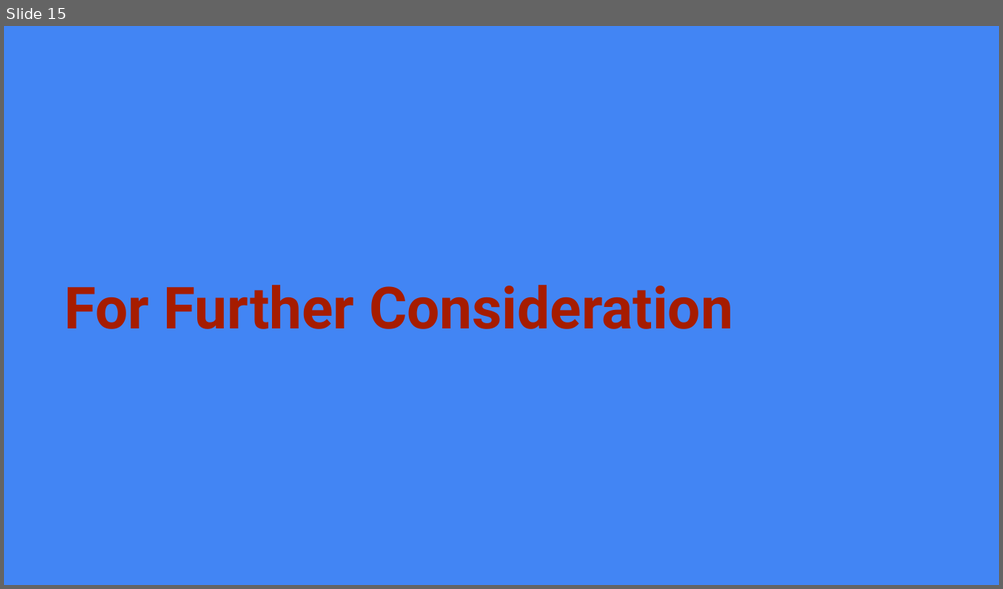
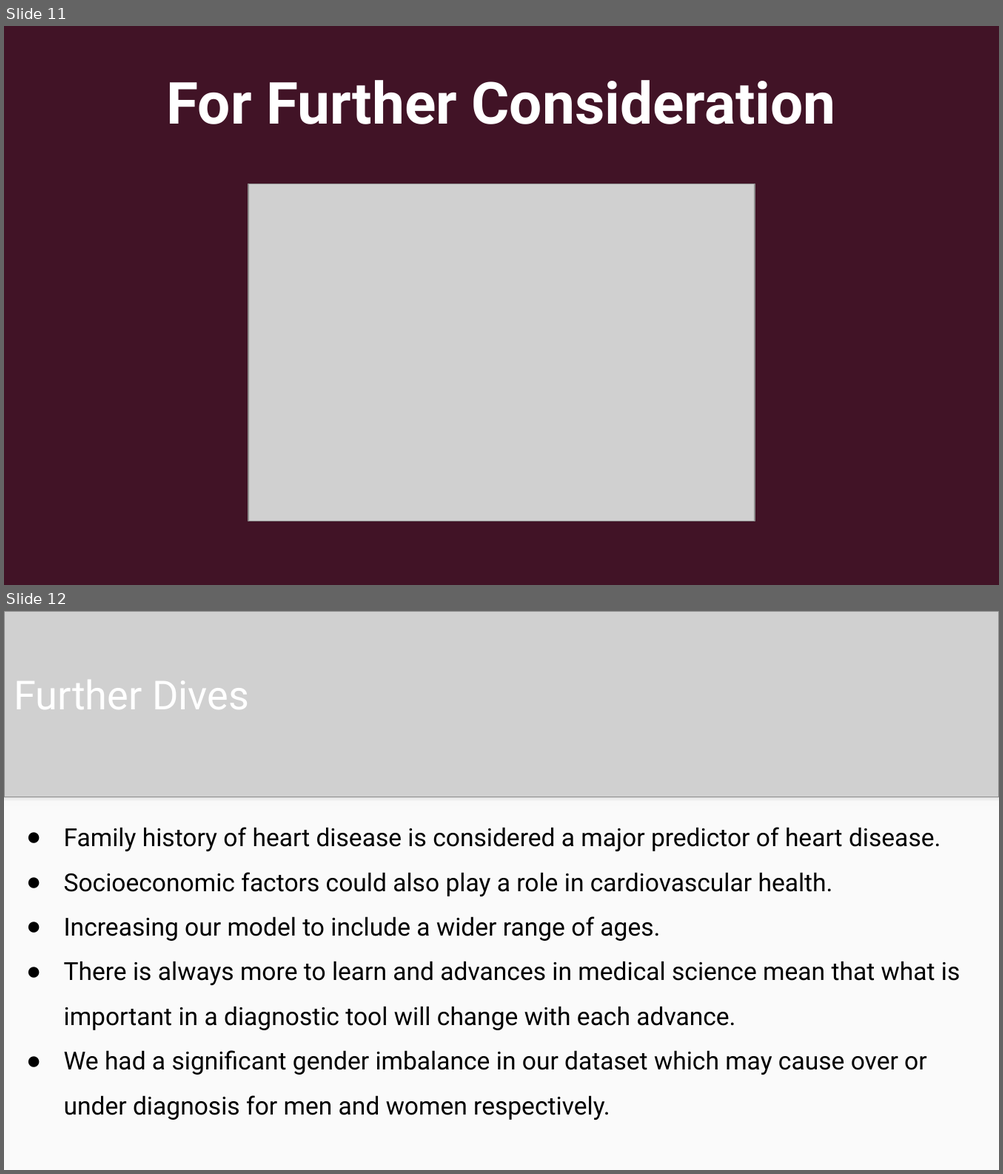
Before and after one commit to JGILINGER7/heart_disease_risk, a slide deck: presentation/Initial Presentation.pptx. Shown one above the other, each under a label of ours: slide 15 before the commit, slides 11 and 12 after it. The pictures are 1003x589 and 1003x1174 pixels, drawn with LibreOffice and Linux fonts; fonts in the diff are those of the drawing; grey boxes stand for pictures. Boxes give left, top, right and bottom in pixels: in the first picture for what was removed or moved away, otherwise in the second. Text is boxed around its words. In the diff, an @@ line names an element or a change of style, - is before the commit and + after.

```diff
--- a/presentation/Initial Presentation.pptx
+++ b/presentation/Initial Presentation.pptx
@@ slide 12 added at (4,611,999,1170), background #4285F4 @@
@@ picture added at (4,611,999,797) @@
@@ title added at (14,680,249,709), 29 pt, text #FFFFFF @@
+Further Dives
@@ rectangle added at (4,794,999,1170), fill #FAFAFA @@
@@ rectangle added at (4,794,999,806), fill gradient #F9F9F9 to #DEDEDE to #999999 @@
@@ text added at (64,827,960,1120), 18 pt, text #000000 @@
+● Family history of heart disease is considered a major predictor of heart disease.
+● Socioeconomic factors could also play a role in cardiovascular health.
+● Increasing our model to include a wider range of ages.
+● There is always more to learn and advances in medical science mean that what is important in a diagnostic tool will change with each advance.
+● We had a significant gender imbalance in our dataset which may cause over or under diagnosis for men and women respectively.
@@ what was slide 15 is now slide 11 @@
@@ slide 11 changed as well @@
@@ background #4285F4 to #411326 @@
@@ title "For Further Consideration": place and size @@
-title "For Further Consideration" at (64,285,733,329)
+title "For Further Consideration" at (167,80,836,124)
@@ title "For Further Consideration" at (167,80,836,124): text colour #A61C00 to #FFFFFF; alignment left to centre @@
@@ picture added at (249,184,755,523) @@
```
Also in this commit, not shown: 6 other slides changed, 5 other slides added, 9 slides removed.
